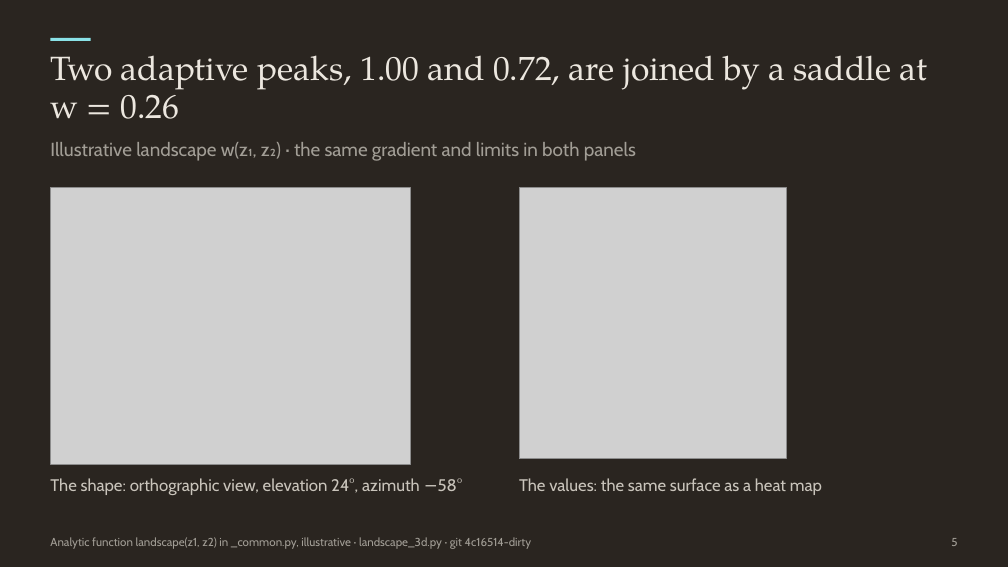
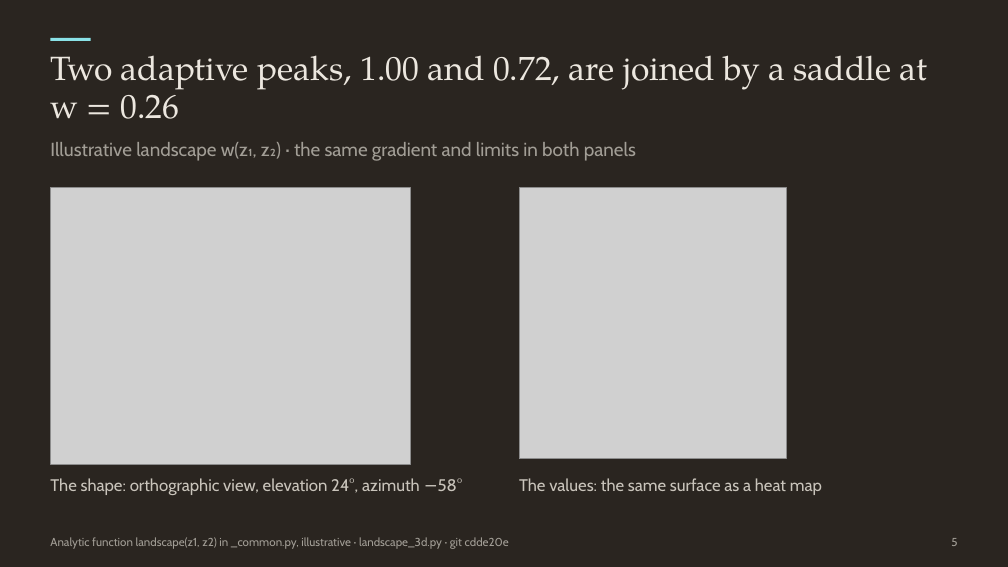
Before and after one commit to akaminas/vellum, a slide deck: slide 5 of docs/downloads/vellum-slides-dark.pptx. Drawn at 1008x567 pixels with LibreOffice and Linux fonts; fonts in the diff are those of the drawing; grey boxes stand for pictures. Boxes give left, top, right and bottom in pixels: in the first picture for what was removed or moved away, otherwise in the second. Text is boxed around its words. In the diff, an @@ line names an element or a change of style, - is before the commit and + after.

```diff
--- a/docs/downloads/vellum-slides-dark.pptx
+++ b/docs/downloads/vellum-slides-dark.pptx
@@ text at [50, 537, 509, 549]: text changed @@
-Analytic function landscape(z1, z2) in _common.py, illustrative · landscape_3d.py · git 4c16514-dirty
+Analytic function landscape(z1, z2) in _common.py, illustrative · landscape_3d.py · git cdde20e
```
Also in this commit, not shown: 12 other slides changed, 41 other files.
